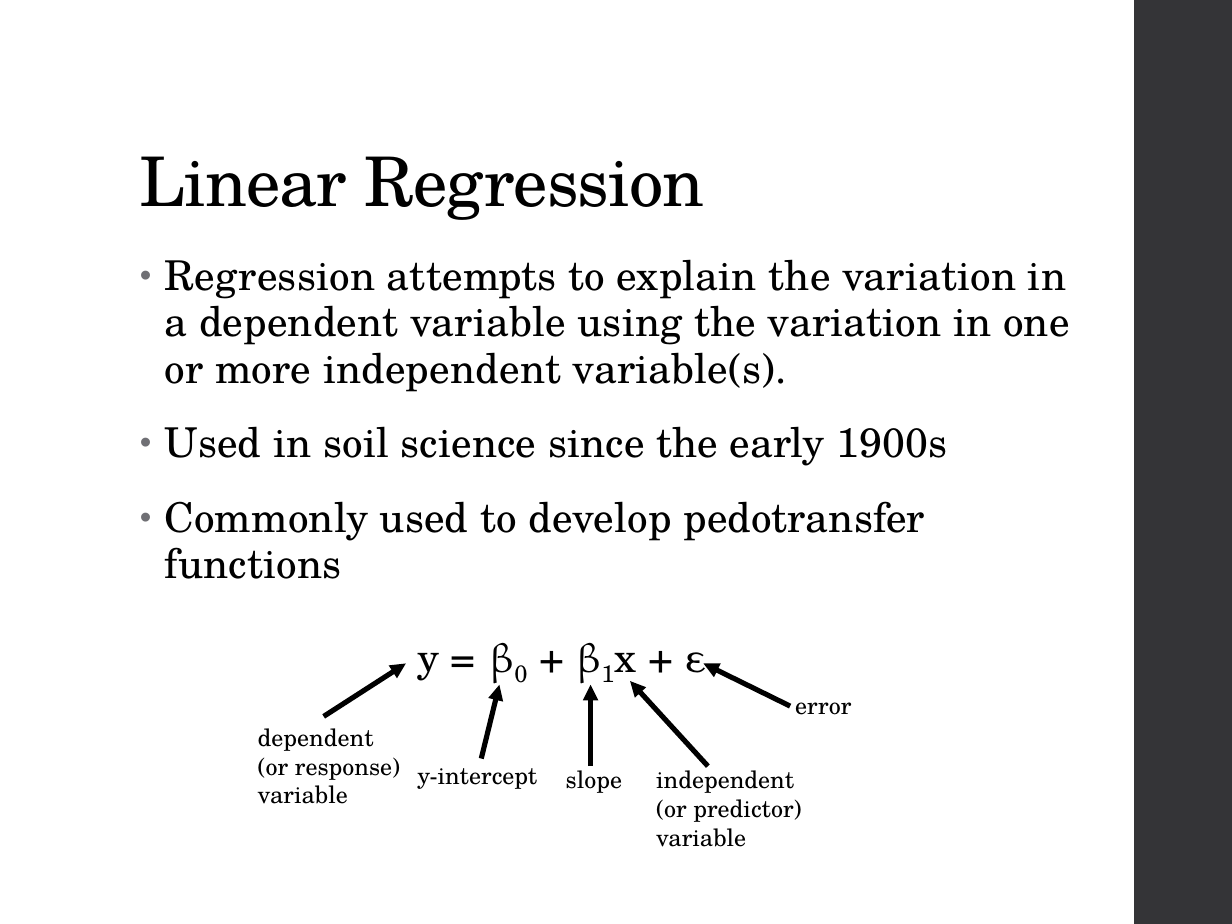
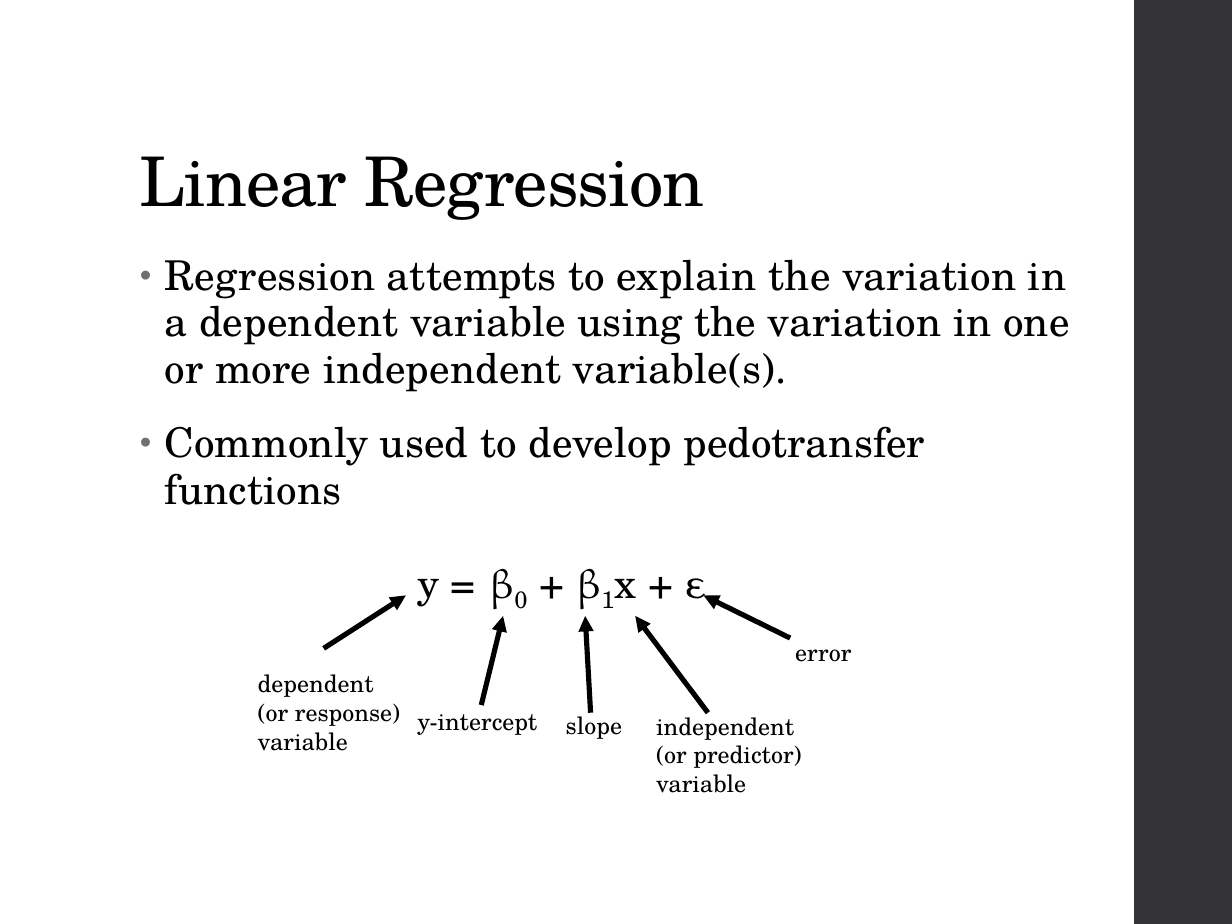
Before and after one commit to ncss-tech/stats_for_soil_survey, a slide deck: slide 3 of presentations/6_linear_regression/Linear_regression.pptx. Drawn at 1232x924 pixels with LibreOffice and Linux fonts; fonts in the diff are those of the drawing. Boxes give left, top, right and bottom in pixels: in the first picture for what was removed or moved away, otherwise in the second. Text is boxed around its words. In the diff, an @@ line names an element or a change of style, - is before the commit and + after.

Commit message:
minor edits to 6_linear_regression ppt

```diff
--- a/presentations/6_linear_regression/Linear_regression.pptx
+++ b/presentations/6_linear_regression/Linear_regression.pptx
@@ text at (164,426,948,466): paragraph removed @@
-• Used in soil science since the early 1900s
@@ arrow moved from (324, 717) - (405, 664) to (324, 648) - (405, 595) @@
@@ arrow moved from (790, 706) - (703, 664) to (790, 638) - (703, 595) @@
@@ arrow moved from (482, 759) - (499, 685) to (482, 705) - (503, 616) @@
@@ arrow moved from (590, 766) - (590, 685) to (590, 713) - (585, 616) @@
@@ arrow moved from (708, 766) - (630, 681) to (708, 713) - (636, 616) @@
@@ 5 texts: place and size @@
-5 texts at (258,702,851,847)
+5 texts at (258,649,851,793)
```
Also in this commit, not shown: 2 other slides changed, 1 slide removed.
